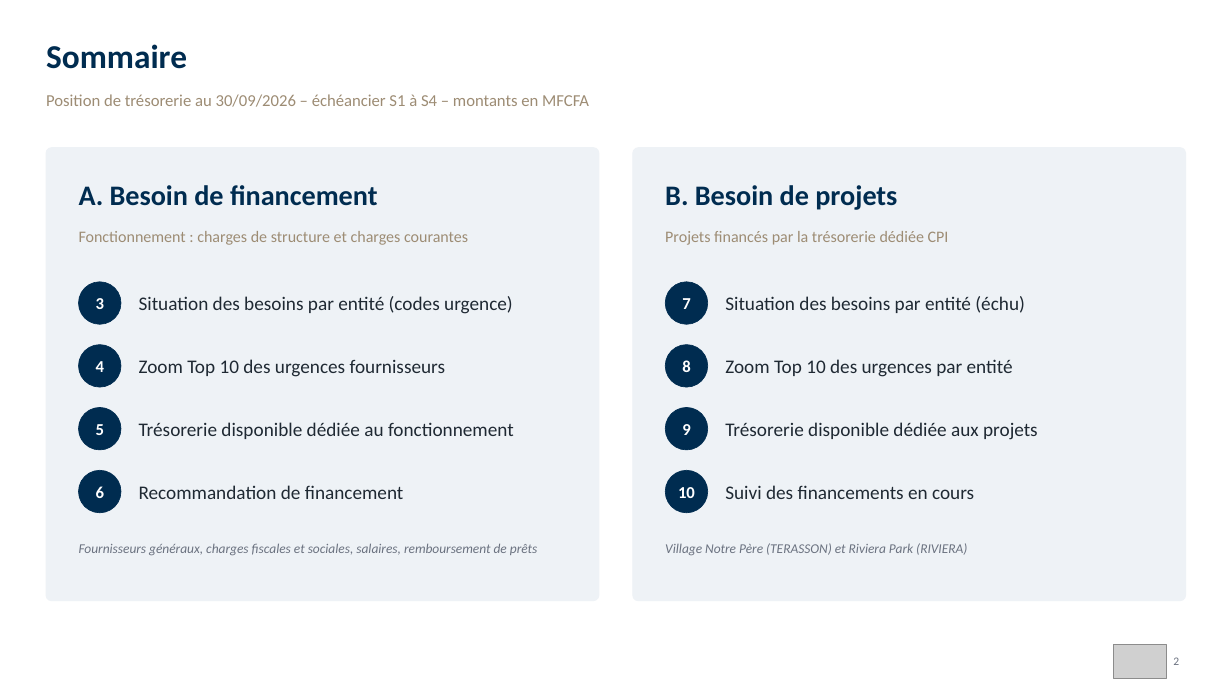
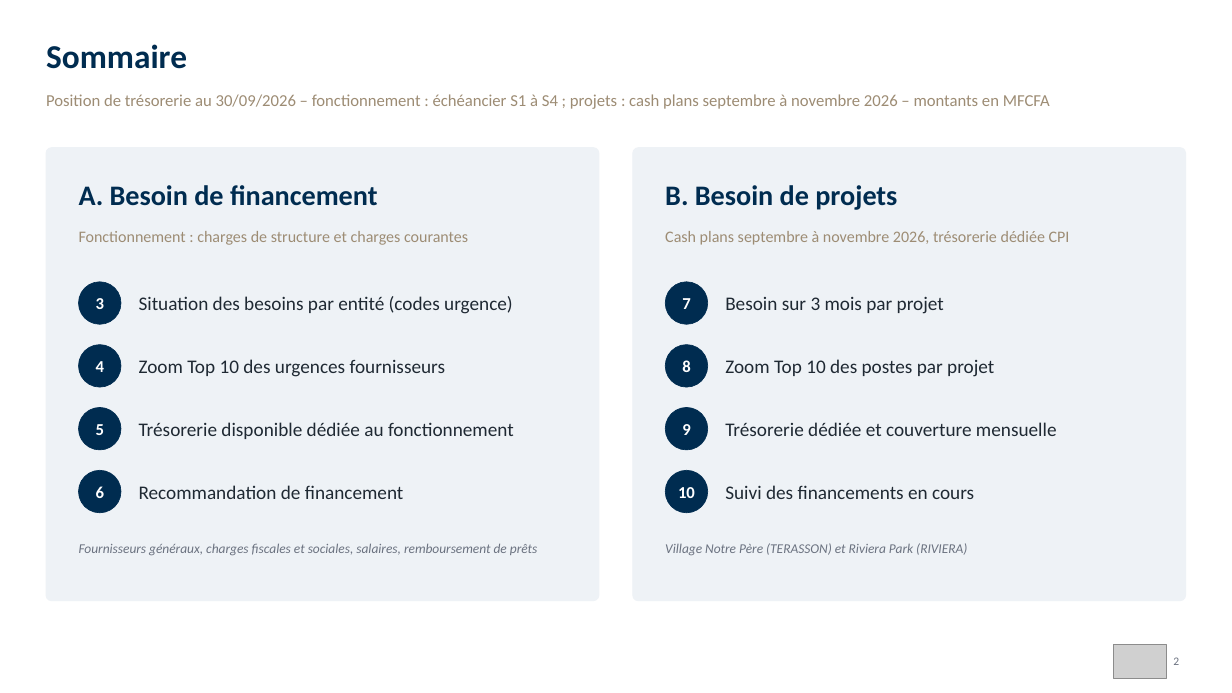
Before and after one commit to angehkouadio/claudeproject, a slide deck: slide 2 of RCI_Besoins_Financement_Fonctionnement_Projets_30-09-2026.pptx. Drawn at 1232x693 pixels with LibreOffice and Linux fonts; fonts in the diff are those of the drawing; grey boxes stand for pictures. Boxes give left, top, right and bottom in pixels: in the first picture for what was removed or moved away, otherwise in the second. Text is boxed around its words. In the diff, an @@ line names an element or a change of style, - is before the commit and + after.

```diff
--- a/RCI_Besoins_Financement_Fonctionnement_Projets_30-09-2026.pptx
+++ b/RCI_Besoins_Financement_Fonctionnement_Projets_30-09-2026.pptx
@@ text at [46, 94, 1050, 109]: text changed @@
-Position de trésorerie au 30/09/2026 – échéancier S1 à S4 – montants en MFCFA
+Position de trésorerie au 30/09/2026 – fonctionnement : échéancier S1 à S4 ; projets : cash plans septembre à novembre 2026 – montants en MFCFA
@@ text at [665, 231, 1070, 245]: text changed @@
-Projets financés par la trésorerie dédiée CPI
+Cash plans septembre à novembre 2026, trésorerie dédiée CPI
@@ text at [725, 297, 944, 314]: text changed @@
-Situation des besoins par entité (échu)
+Besoin sur 3 mois par projet
@@ text at [725, 359, 994, 377]: text changed @@
-Zoom Top 10 des urgences par entité
+Zoom Top 10 des postes par projet
@@ text at [725, 422, 1057, 436]: text changed @@
-Trésorerie disponible dédiée aux projets
+Trésorerie dédiée et couverture mensuelle
```
Also in this commit, not shown: 5 other slides changed, 3 other files.
